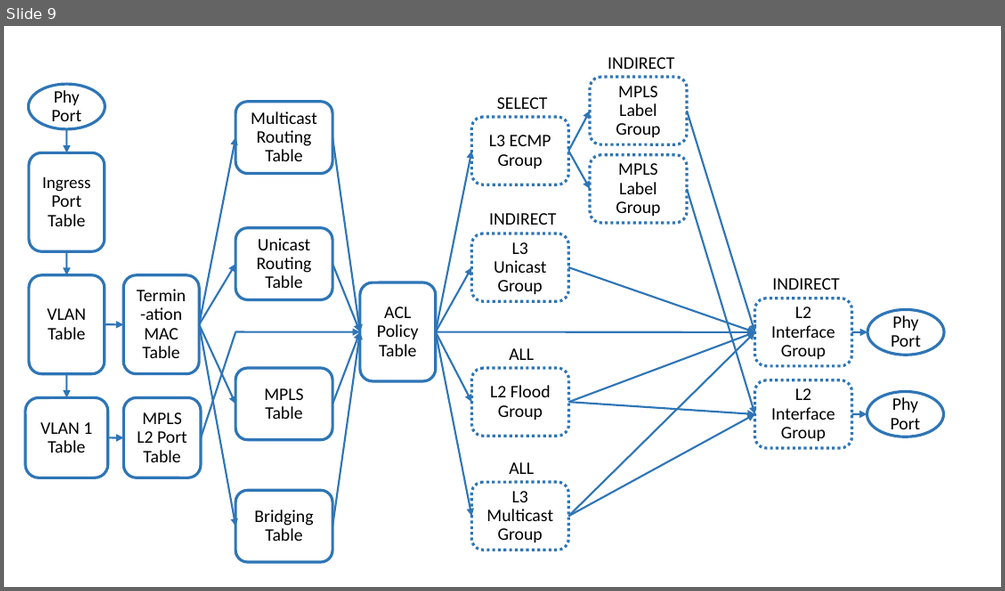
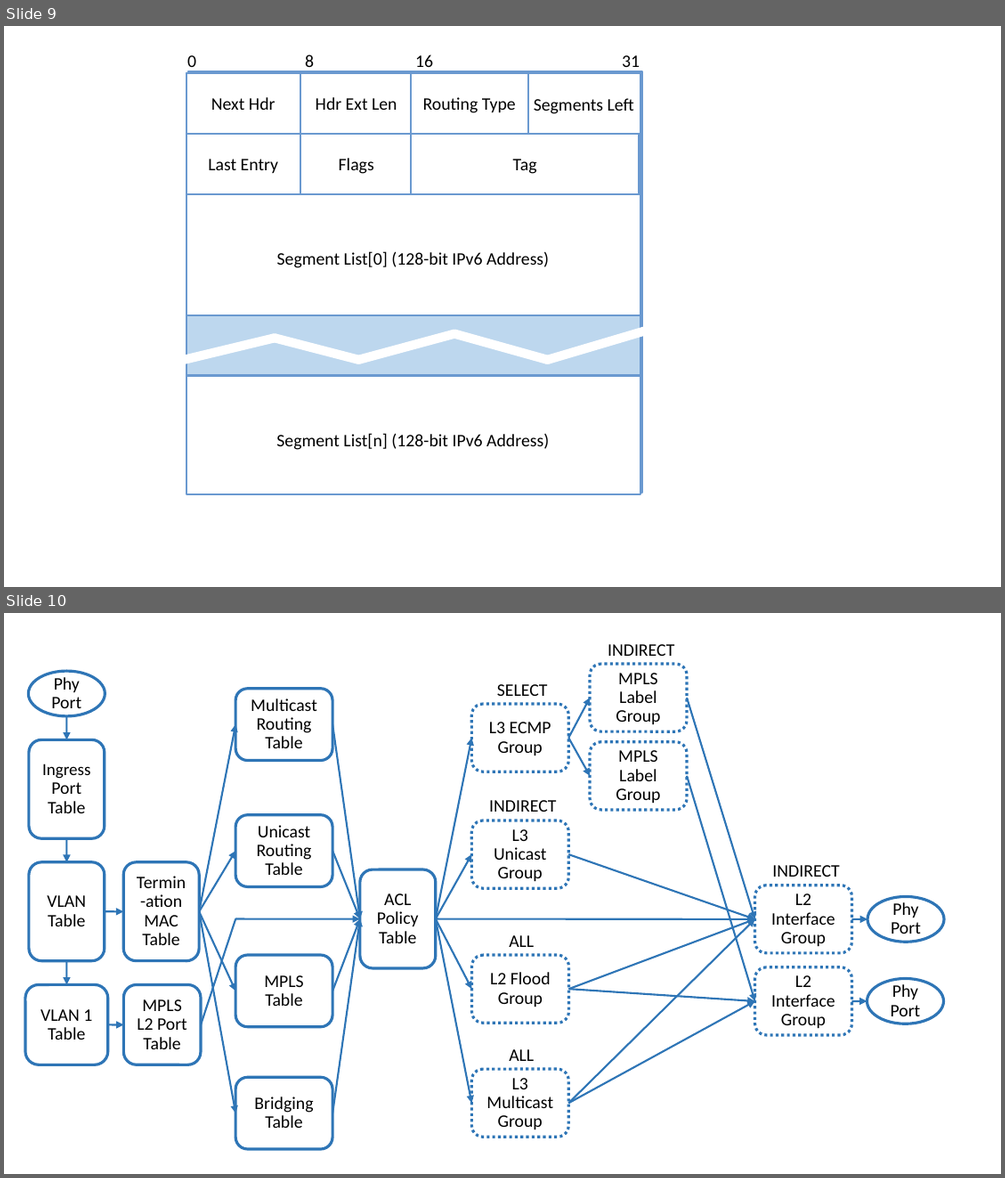
Before and after one commit to SystemsApproach/7E, a slide deck: routing/figures/routing.odp. Shown one above the other, each under a label of ours: slide 9 before the commit, slides 9 and 10 after it. The pictures are 1005x591 and 1005x1178 pixels, drawn with LibreOffice and Linux fonts; fonts in the diff are those of the drawing. Boxes give left, top, right and bottom in pixels: in the first picture for what was removed or moved away, otherwise in the second. Text is boxed around its words. In the diff, an @@ line names an element or a change of style, - is before the commit and + after.

```diff
--- a/routing/figures/routing.odp
+++ b/routing/figures/routing.odp
@@ slide 9 added at <box>4,26,1001,587</box>, background #FFFFFF @@
@@ rectangle added at <box>186,73,640,494</box>, fill #FFFFFF, outline #6A99D0 1.45 pt @@
@@ rectangle added at <box>186,73,300,134</box>, fill #FFFFFF, outline #6A99D0 1.45 pt, 14 pt, text #000000 @@
+Next Hdr
@@ text added at <box>187,55,196,72</box>, 14 pt, text #000000 @@
+0
@@ rectangle added at <box>300,73,413,134</box>, fill #FFFFFF, outline #6A99D0 1.45 pt, 14 pt, text #000000 @@
+Hdr Ext Len
@@ text added at <box>305,54,314,72</box>, 14 pt, text #000000 @@
+8
@@ rectangle added at <box>411,73,528,134</box>, fill #FFFFFF, outline #6A99D0 1.45 pt, 14 pt, text #000000 @@
+Routing Type
@@ text added at <box>415,54,433,72</box>, 14 pt, text #000000 @@
+16
@@ text added at <box>622,55,639,72</box>, 14 pt, text #000000 @@
+31
@@ text added at <box>534,98,634,114</box>, 14 pt, text #000000 @@
+Segments Left
@@ rectangle added at <box>186,134,300,194</box>, fill #FFFFFF, outline #6A99D0 1.45 pt, 14 pt, text #000000 @@
+Last Entry
@@ rectangle added at <box>300,134,413,194</box>, fill #FFFFFF, outline #6A99D0 1.45 pt, 14 pt, text #000000 @@
+Flags
@@ rectangle added at <box>411,134,639,194</box>, fill #FFFFFF, outline #6A99D0 1.45 pt, 14 pt, text #000000 @@
+Tag
@@ text added at <box>277,251,549,268</box>, 14 pt, text #000000 @@
+Segment List[0] (128-bit IPv6 Address)
@@ rectangle added at <box>186,315,640,376</box>, fill #BDD7EE, outline #6A99D0 1.45 pt @@
@@ line added from (184, 360) to (275, 338), #FFFFFF 7.2 pt @@
@@ line added from (275, 338) to (358, 360), #FFFFFF 7.2 pt @@
@@ line added from (358, 360) to (454, 334), #FFFFFF 7.2 pt @@
@@ line added from (454, 334) to (548, 360), #FFFFFF 7.2 pt @@
@@ line added from (548, 360) to (646, 331), #FFFFFF 7.2 pt @@
@@ text added at <box>276,433,549,450</box>, 14 pt, text #000000 @@
+Segment List[n] (128-bit IPv6 Address)
@@ what was slide 9 is now slide 10 @@
```
Also in this commit, not shown: 2 other files.
